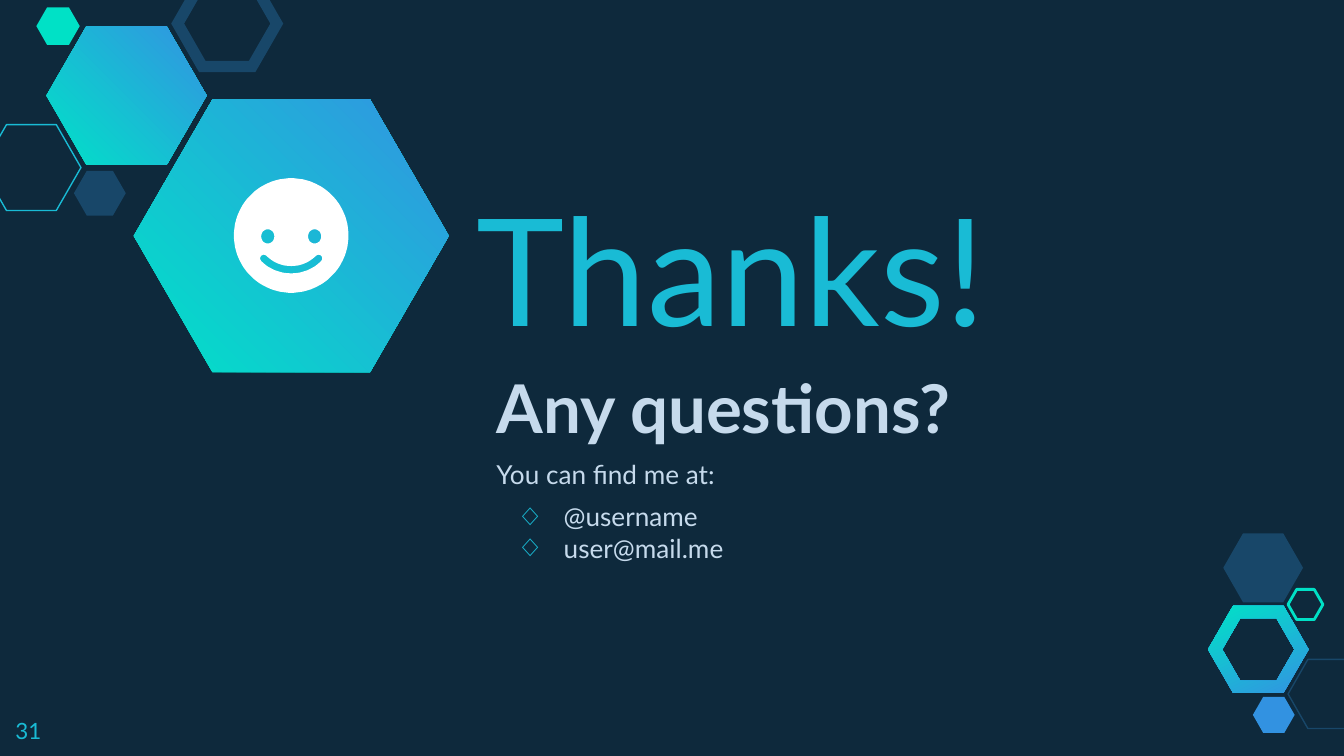
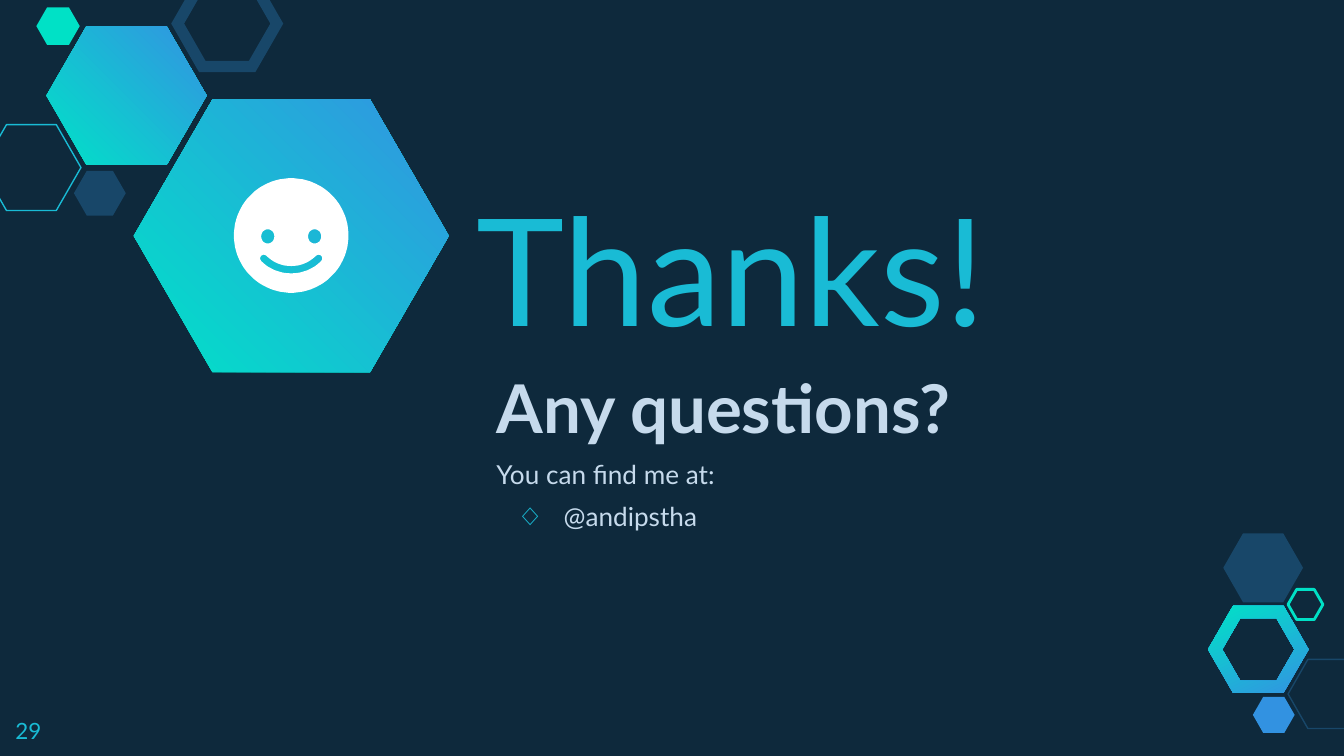
Before and after one commit to Andipstha/SAD-presentation, a slide deck: slide 29 of sad.pptx (slide 31 before the commit). Drawn at 1344x756 pixels with LibreOffice and Linux fonts; fonts in the diff are those of the drawing. Boxes give left, top, right and bottom in pixels: in the first picture for what was removed or moved away, otherwise in the second. Text is boxed around its words. In the diff, an @@ line names an element or a change of style, - is before the commit and + after.

```diff
--- a/sad.pptx
+++ b/sad.pptx
@@ text at bbox=[564, 506, 697, 531]: text changed @@
-◇ @username
-◇ user@mail.me
+◇ @andipstha
@@ page number at bbox=[15, 723, 41, 739]: text changed @@
-31
+29
```
Also in this commit, not shown: 9 other slides changed, 10 slides added, 24 slides removed, 10 other files.
